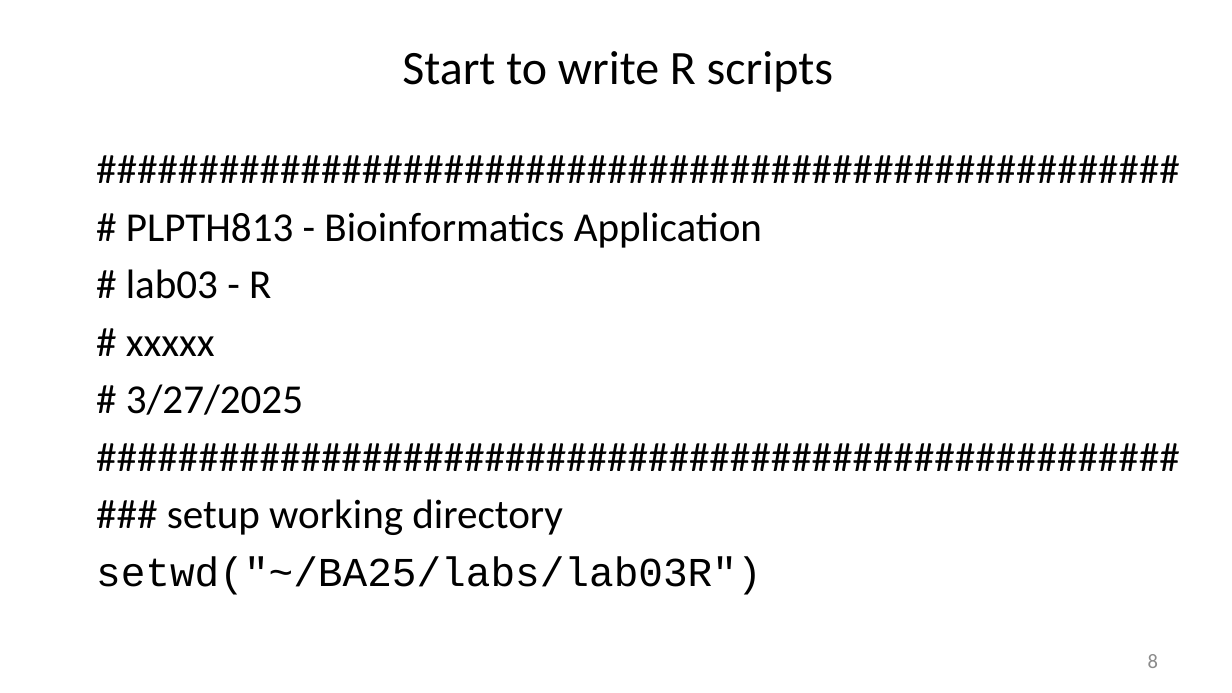
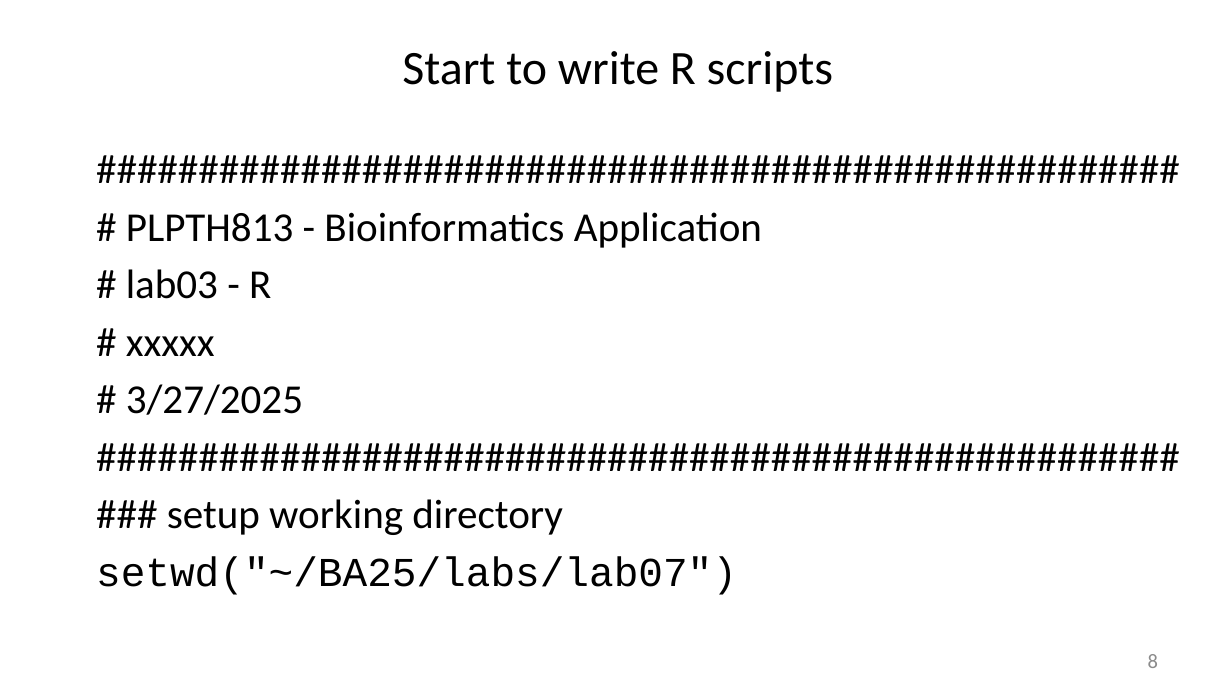
Before and after one commit to liu3zhenlab/teaching, a slide deck: slide 8 of PLPTH813Bioinformatis/2025/2_lab/lab07_R.pptx. Drawn at 1232x693 pixels with LibreOffice and Linux fonts; fonts in the diff are those of the drawing. Boxes give left, top, right and bottom in pixels: in the first picture for what was removed or moved away, otherwise in the second. Text is boxed around its words. In the diff, an @@ line names an element or a change of style, - is before the commit and + after.

```diff
--- a/PLPTH813Bioinformatis/2025/2_lab/lab07_R.pptx
+++ b/PLPTH813Bioinformatis/2025/2_lab/lab07_R.pptx
@@ text at <box>96,556,737,595</box>: text changed @@
-setwd("~/BA25/labs/lab03R")
+setwd("~/BA25/labs/lab07")
```
Also in this commit, not shown: 1 other slide changed.
